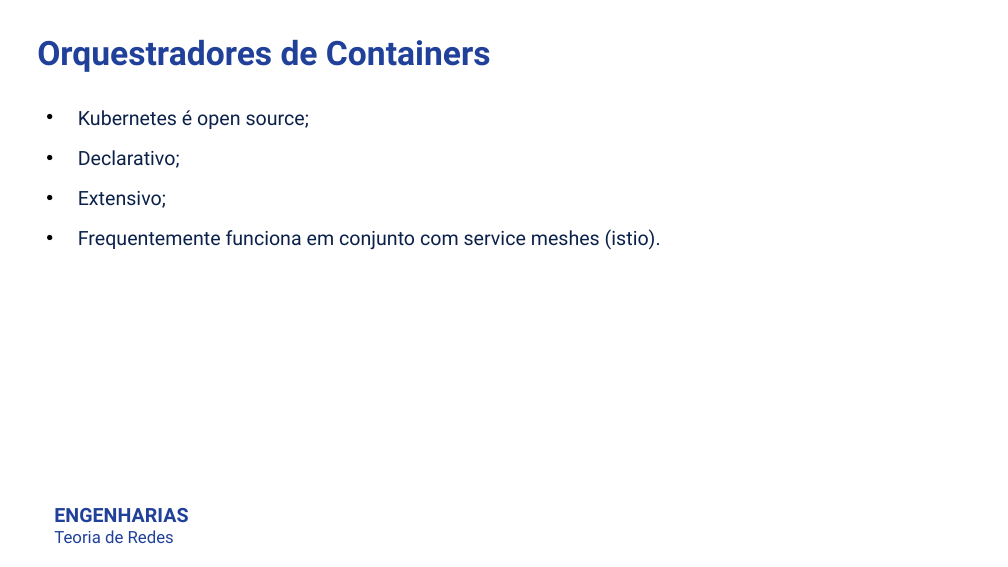
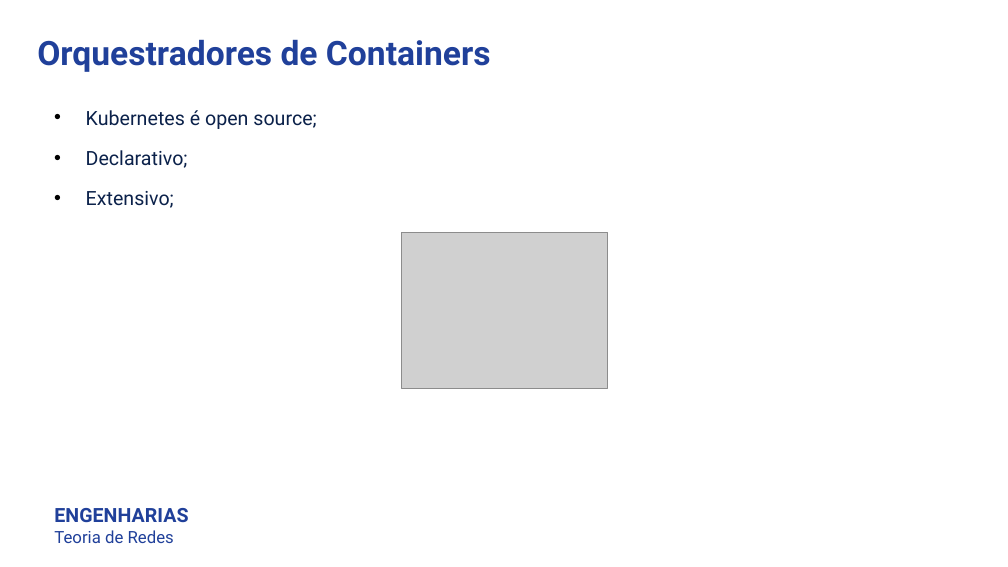
Before and after one commit to luisfelipe998/docker-demo, a slide deck: slide 27 of LuisFelipeBorsoi_LuizFelipeFlores_TGB.pptx. Drawn at 1008x567 pixels with LibreOffice and Linux fonts; fonts in the diff are those of the drawing; grey boxes stand for pictures. Boxes give left, top, right and bottom in pixels: in the first picture for what was removed or moved away, otherwise in the second. Text is boxed around its words. In the diff, an @@ line names an element or a change of style, - is before the commit and + after.

Commit message:
update presentation

```diff
--- a/LuisFelipeBorsoi_LuizFelipeFlores_TGB.pptx
+++ b/LuisFelipeBorsoi_LuizFelipeFlores_TGB.pptx
@@ text "Kubernetes é open source;": place and size @@
-text "Kubernetes é open source;" at <box>78,110,661,250</box>
+text "Kubernetes é open source;" at <box>86,110,316,208</box>
@@ text at <box>78,229,661,250</box>: paragraph removed @@
-• Frequentemente funciona em conjunto com service meshes (istio).
@@ picture added at <box>402,232,608,388</box> @@
```
Also in this commit, not shown: 2 other slides changed, 1 other file.
